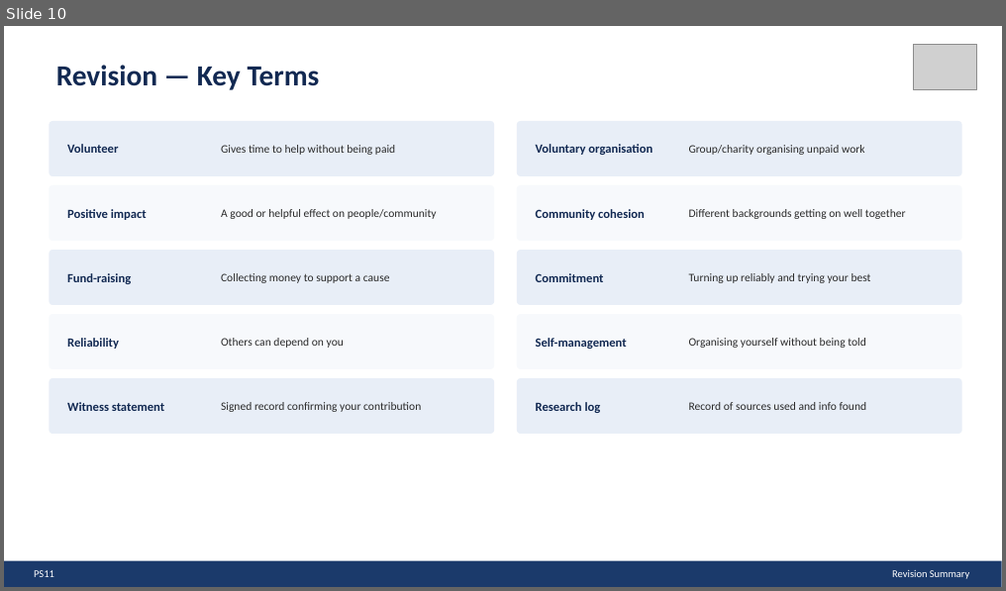
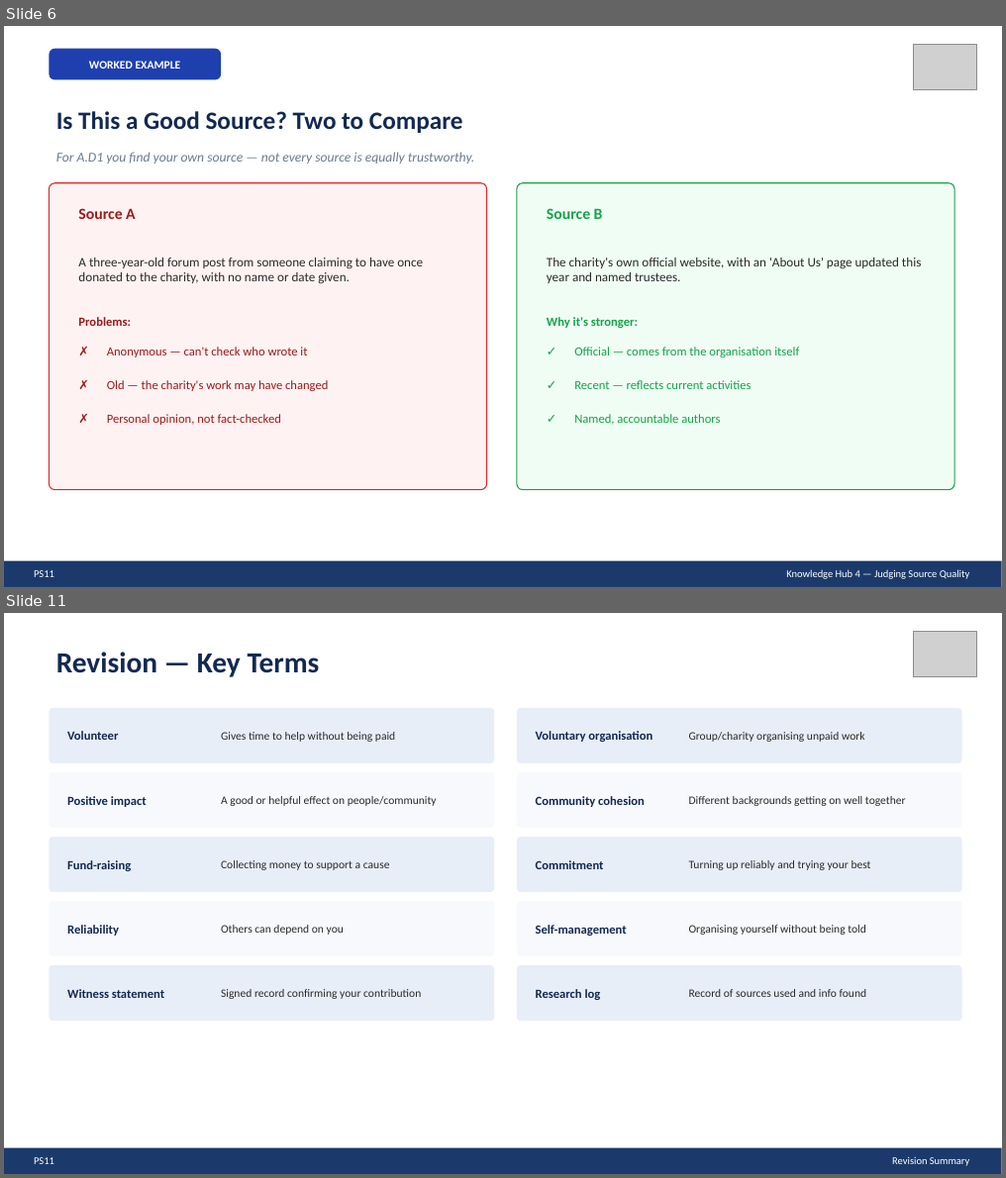
Before and after one commit to JJ2026Outdoor/ACOutdoorEd, a slide deck: PS11ContributingSlides.pptx. Shown one above the other, each under a label of ours: slide 10 before the commit, slides 6 and 11 after it; the slides between them are not shown. The pictures are 1006x591 and 1006x1178 pixels, drawn with LibreOffice and Linux fonts; fonts in the diff are those of the drawing; grey boxes stand for pictures. Boxes give left, top, right and bottom in pixels: in the first picture for what was removed or moved away, otherwise in the second. Text is boxed around its words. In the diff, an @@ line names an element or a change of style, - is before the commit and + after.

```diff
--- a/PS11ContributingSlides.pptx
+++ b/PS11ContributingSlides.pptx
@@ slide 6 added at <box>4,26,1002,587</box>, background #FFFFFF @@
@@ rounded rectangle added at <box>49,49,221,79</box>, fill #1E40AF @@
@@ picture added at <box>914,45,977,89</box> @@
@@ text added at <box>89,61,181,69</box>, 11 pt, text #FFFFFF, bold @@
+WORKED EXAMPLE
@@ text added at <box>56,111,463,133</box>, 24 pt, text #122952, bold @@
+Is This a Good Source? Two to Compare
@@ text added at <box>56,152,475,164</box>, 13 pt, text #6B7B8C, italic @@
+For A.D1 you find your own source — not every source is equally trustworthy.
@@ rounded rectangle added at <box>49,183,487,490</box>, fill #FEF2F2, outline #DC2626 1 pt @@
@@ rounded rectangle added at <box>517,183,954,490</box>, fill #F0FDF4, outline #16A34A 1 pt @@
@@ text added at <box>78,208,136,219</box>, 15 pt, text #991B1B, bold @@
+Source A
@@ text added at <box>547,208,603,219</box>, 15 pt, text #16A34A, bold @@
+Source B
@@ text added at <box>78,258,423,284</box>, 12.5 pt, text #2A2A2A @@
+A three-year-old forum post from someone claiming to have once donated to the charity, with no name or date given.
@@ text added at <box>547,258,921,283</box>, 12.5 pt, text #2A2A2A @@
+The charity's own official website, with an 'About Us' page updated this year and named trustees.
@@ text added at <box>78,317,131,326</box>, 12 pt, text #991B1B, bold @@
+Problems:
@@ text added at <box>547,317,638,328</box>, 12 pt, text #16A34A, bold @@
+Why it's stronger:
@@ text added at <box>107,347,307,358</box>, 12 pt, text #991B1B @@
+✗ Anonymous — can't check who wrote it
@@ text added at <box>574,347,799,358</box>, 12 pt, text #16A34A @@
+✓ Official — comes from the organisation itself
@@ text added at <box>107,380,328,391</box>, 12 pt, text #991B1B @@
+✗ Old — the charity's work may have changed
@@ text added at <box>574,380,750,389</box>, 12 pt, text #16A34A @@
+✓ Recent — reflects current activities
@@ text added at <box>107,414,281,425</box>, 12 pt, text #991B1B @@
+✗ Personal opinion, not fact-checked
@@ text added at <box>574,414,720,425</box>, 12 pt, text #16A34A @@
+✓ Named, accountable authors
@@ rectangle added at <box>4,562,1002,587</box>, fill #1B3A6B @@
@@ text added at <box>34,570,54,577</box>, 10 pt, text #FFFFFF @@
+PS11
@@ text added at <box>786,570,970,579</box>, 10 pt, text #FFFFFF @@
+Knowledge Hub 4 — Judging Source Quality
@@ what was slide 10 is now slide 11 @@
```
Also in this commit, not shown: 9 slides changed, 1 other slide added, 1 slide removed, 2 other files.
